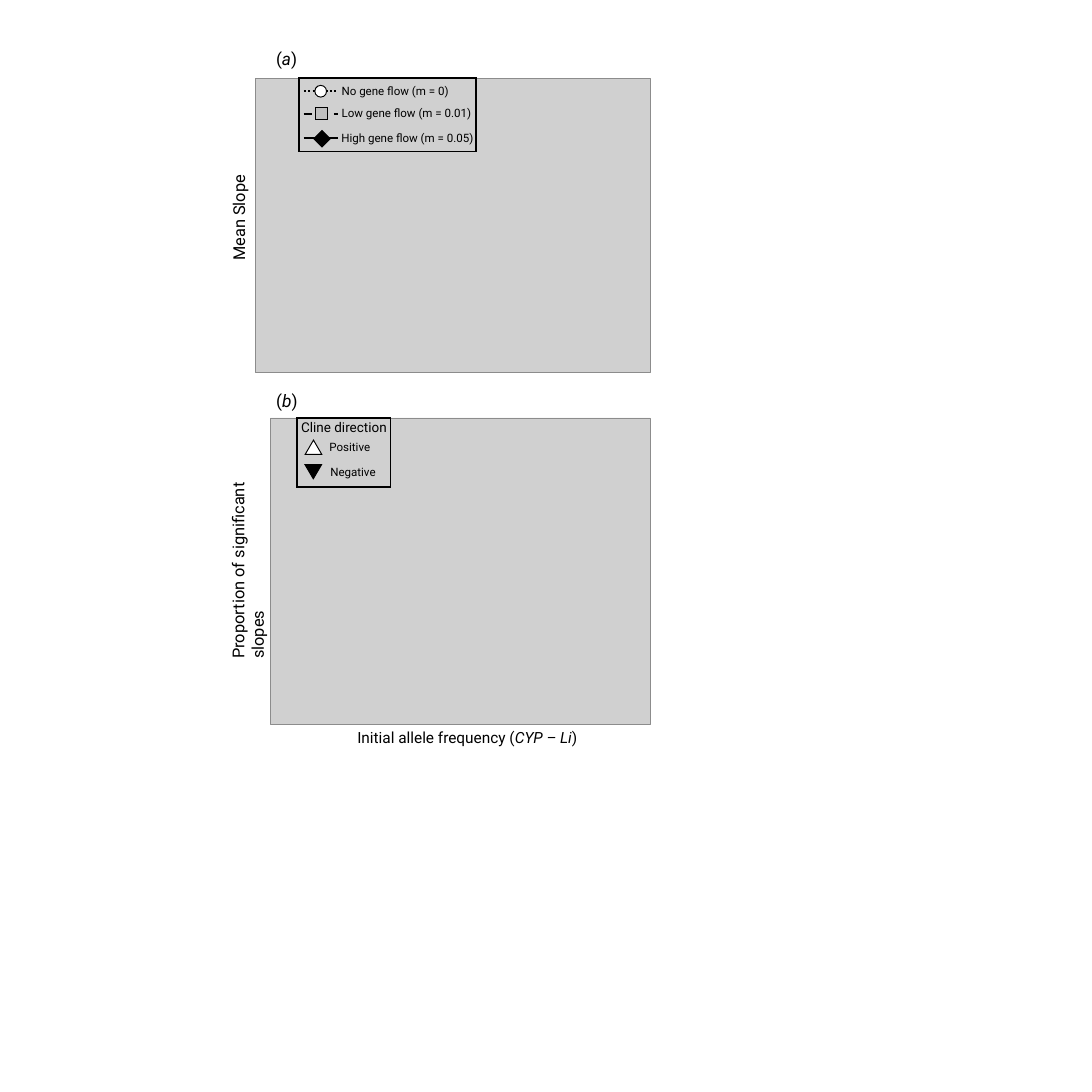
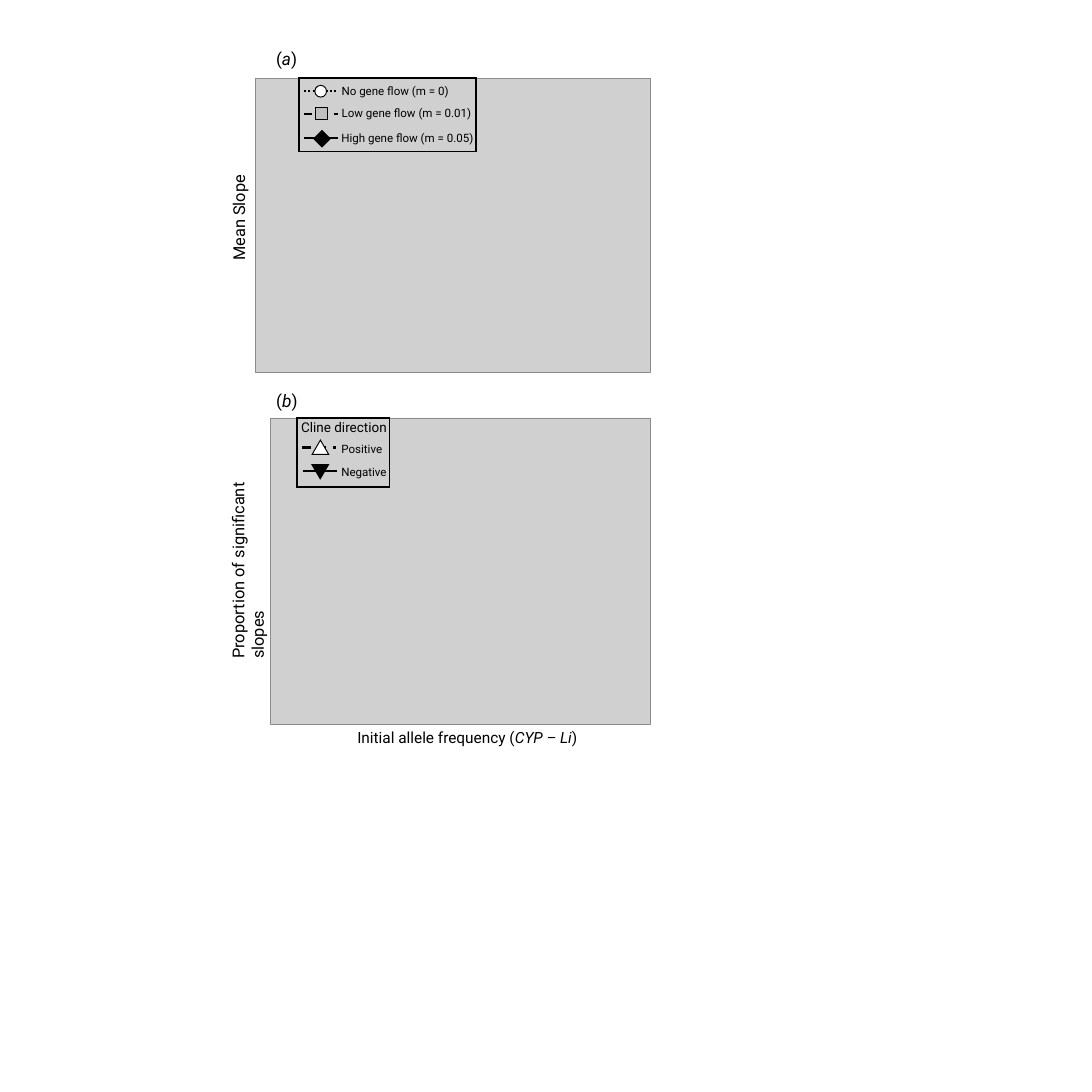
Before and after one commit to James-S-Santangelo/Simulating-Evolutionary-Clines-SEC-, a slide deck: slide 8 of SEC_Writings/SEC_Manuscript-Figures.pptx. Drawn at 1092x1092 pixels with LibreOffice and Linux fonts; fonts in the diff are those of the drawing; grey boxes stand for pictures. Boxes give left, top, right and bottom in pixels: in the first picture for what was removed or moved away, otherwise in the second. Text is boxed around its words. In the diff, an @@ line names an element or a change of style, - is before the commit and + after.

```diff
--- a/SEC_Writings/SEC_Manuscript-Figures.pptx
+++ b/SEC_Writings/SEC_Manuscript-Figures.pptx
@@ line added from (302, 447) to (336, 447), #000000 2.25 pt dashed @@
@@ triangle: place and size @@
-triangle at [305, 440, 322, 455]
+triangle at [312, 440, 329, 455]
@@ text "Positive": place and size @@
-text "Positive" at [329, 442, 370, 451]
+text "Positive" at [341, 444, 382, 453]
@@ line added from (303, 471) to (337, 471), #000000 2.25 pt @@
@@ triangle: place and size @@
-triangle at [305, 465, 322, 478]
+triangle at [312, 465, 329, 478]
@@ text "Negative": place and size @@
-text "Negative" at [330, 467, 375, 479]
+text "Negative" at [341, 467, 386, 479]
```
Also in this commit, not shown: 4 other slides changed, 3 slides added, 49 other files.
